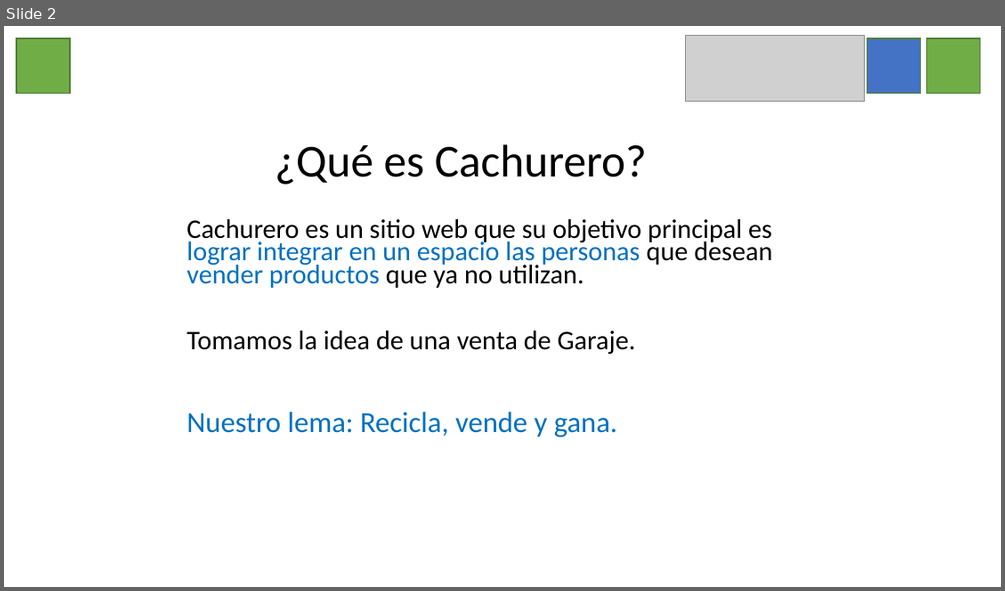
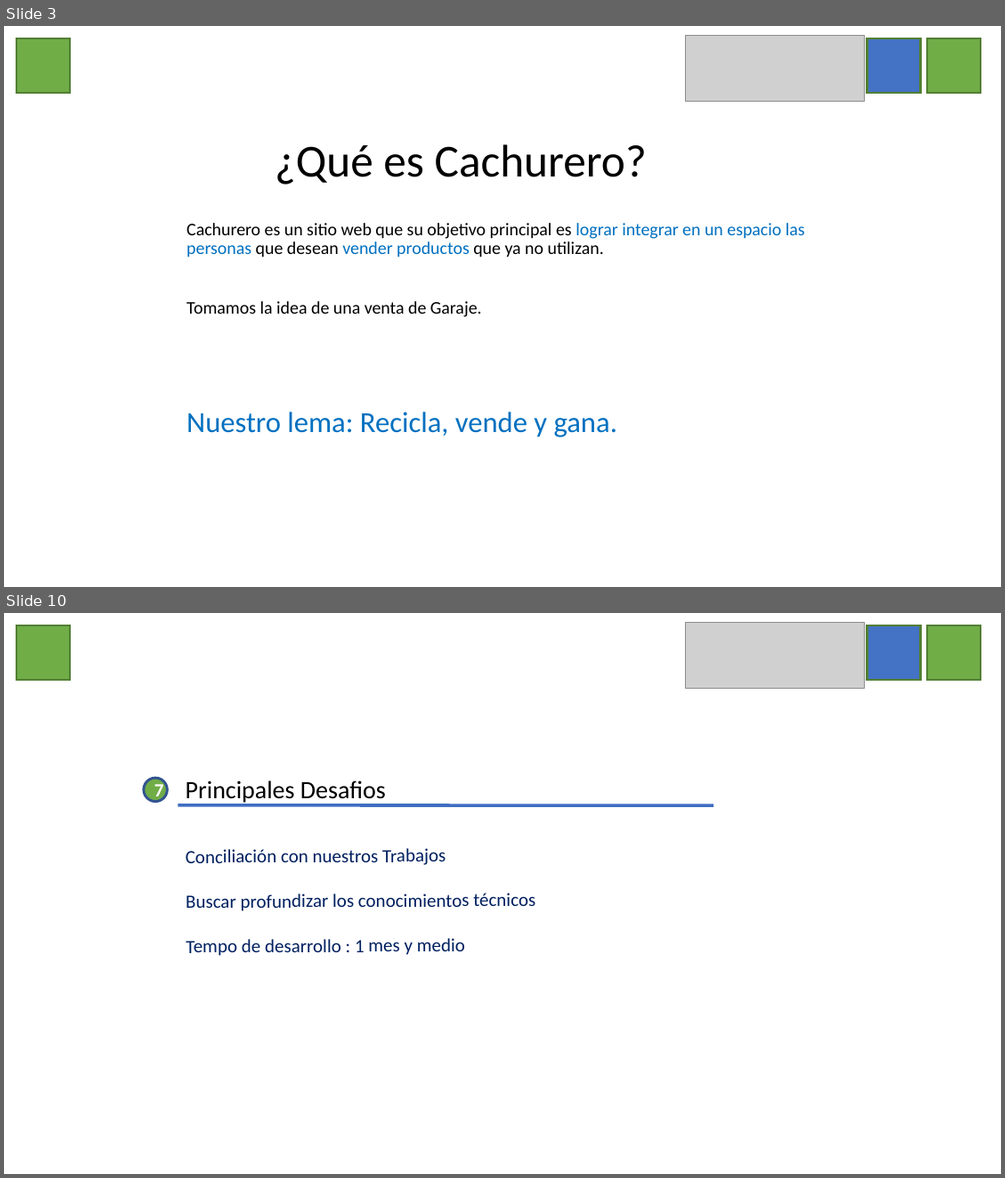
Before and after one commit to clebercmb/cachureros-front, a slide deck: Web Cachurero.pptx. Shown one above the other, each under a label of ours: slide 2 before the commit, slides 3 and 10 after it; the slides between them are not shown. The pictures are 1005x591 and 1005x1178 pixels, drawn with LibreOffice and Linux fonts; fonts in the diff are those of the drawing; grey boxes stand for pictures. Boxes give left, top, right and bottom in pixels: in the first picture for what was removed or moved away, otherwise in the second. Text is boxed around its words. In the diff, an @@ line names an element or a change of style, - is before the commit and + after.

```diff
--- a/Web Cachurero.pptx
+++ b/Web Cachurero.pptx
@@ slide 10 added at (4,613,1001,1174), background #FFFFFF @@
@@ rectangle added at (16,625,70,681), fill #70AD47, outline #538035 2 pt @@
@@ picture added at (686,623,864,689) @@
@@ rectangle added at (867,625,920,681), fill #4472C4, outline #538035 2 pt @@
@@ rectangle added at (927,625,979,681), fill #70AD47, outline #538035 2 pt @@
@@ ellipse added at (144,778,168,802), fill #70AD47, outline #325491 2.49 pt, 18 pt, text #FFFFFF, bold @@
+7
@@ text added at (186,780,386,804), 24 pt, text #000000 @@
+Principales Desafios
@@ line added from (178, 805) to (713, 805), #3F6FC3 3 pt @@
@@ text added at (186,848,535,956), 18 pt, text #002060 @@
+Conciliación con nuestros Trabajos
+Buscar profundizar los conocimientos técnicos
+Tempo de desarrollo : 1 mes y medio
@@ what was slide 2 is now slide 3 @@
@@ slide 3 changed as well @@
@@ text "Cachurero es un sitio web ..." at (186,223,805,317): size 25.9 to 17.1 pt; line spacing 0.7 to 0.9 @@
```
Also in this commit, not shown: 6 other slides changed, 2 other slides added.
